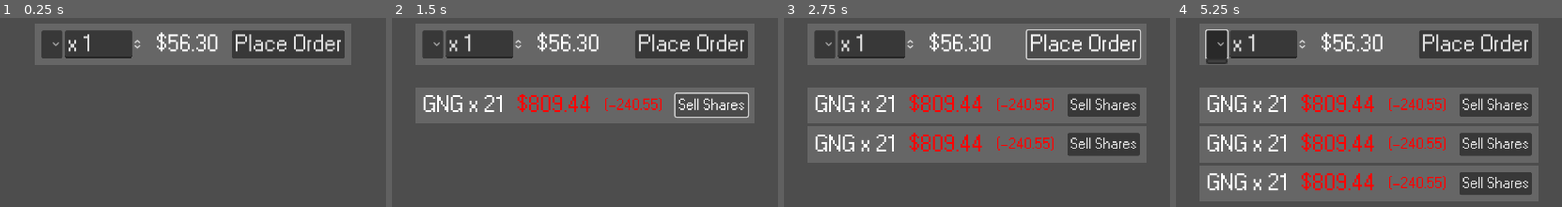
Above: before the commit, frames 1-4 (left to right).
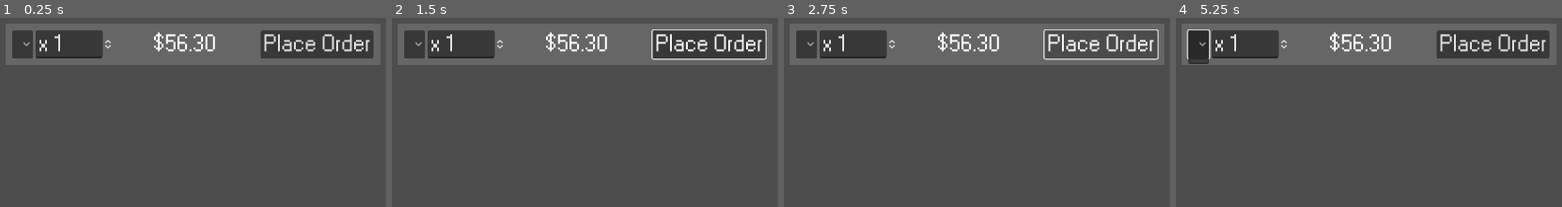
Above: after the commit, the same moments.

Repository: Shuflduf/Stock-Trading-Game
Game: Godot game, scene res://Scenes/Menus/shop.tscn
The game is run twice, just before and just after one commit, with the same random seed, the same clock (stepped at 60 frames per second) and the same inputs. This scene is started directly instead of the project's main scene.
Inputs (mouse positions are in pixels of both pictures, inside the frame that each line leads up to; where the layout moved, square brackets give the same spot in the first picture):
- Up to frame 1 (0.25 s): no input
- Up to frame 2 (1.5 s): click "Place Order" at 0.5 s; click (712, 104) at 1.25 s, where only the run before the commit has a clickable "Sell Shares"
- Up to frame 3 (2.75 s): click "Place Order" at 2 s
- Up to frame 4 (5.25 s): click (1496, 104) at 2.75 s, where only the run before the commit has a clickable "Sell Shares"; click "Place Order" at 3.5 s; click (1496, 104) at 4.25 s, where only the run before the commit has a clickable "Sell Shares"; click (1199, 44) [1218, 44] at 5 s

The runs differ from the first frame. In frame 1, 6.8% of the frame differs, in the area x 1-99%, y 2-25%; in frame 2, 21%; in frame 3, 36%; in frame 4, 51%, in the area x 1-99%, y 2-98%.
Error in both runs: Invalid access to property or key 'stocks_list' on a base object of type 'Nil'. (res://Scripts/Menus/shop.gd:6)

Commit message:
demand or something idk

Diff:
--- a/Scenes/Menus/shop.tscn
+++ b/Scenes/Menus/shop.tscn
@@ -41,6 +41,7 @@
 
 [node name="VBoxContainer" type="VBoxContainer" parent="ScrollContainer"]
 unique_name_in_owner = true
+custom_minimum_size = Vector2(554.36, 0)
 layout_mode = 2
 size_flags_horizontal = 6
 size_flags_vertical = 3
@@ -78,6 +79,7 @@
 [node name="CostLabel" type="Label" parent="ScrollContainer/VBoxContainer/BuyMenu/HBoxContainer"]
 unique_name_in_owner = true
 layout_mode = 2
+size_flags_horizontal = 6
 text = "$56.30"
 label_settings = SubResource("LabelSettings_w8fp7")
 
--- a/Scripts/Menus/shop.gd
+++ b/Scripts/Menus/shop.gd
@@ -6,24 +6,32 @@
 	for i in main_game.stocks_list.stocks:
 		%StockOptions.add_item(i.abbreviation)
 
+	for i in main_game.current_stocks:
+		create_trade_listing(i)
+
 	main_game.stocks_updated.connect(_on_tick)
 	_on_shares_amount_value_changed(0.0)
 
 
 func _on_place_order_pressed() -> void:
+	var new_trade = StockListingData.new()
+	new_trade.amount = int(%SharesAmount.value)
+	new_trade.name = %StockOptions.get_item_text(%StockOptions.get_selected_id())
+	new_trade.original_price = main_game.stocks_list.stocks.filter(func(stock): return new_trade.name == stock.abbreviation)[0].price
+	create_trade_listing(new_trade)
+	main_game.current_stocks.append(new_trade)
+
+	main_game.stocks_list.stocks.filter(func(stock): return new_trade.name == stock.abbreviation)[0].demand += (%SharesAmount.value / 50)
+
+func create_trade_listing(data: StockListingData):
 	var new_trade = trade_listing.instantiate()
 	%VBoxContainer.add_child(new_trade)
-	new_trade.stock_name = %StockOptions.get_item_text(%StockOptions.get_selected_id())
-	new_trade.shares_amount = int(%SharesAmount.value)
-	new_trade.original_price = main_game.stocks_list.stocks.filter(func(stock): return new_trade.stock_name == stock.abbreviation)[0].price
-	new_trade.current_price = new_trade.original_price
+	new_trade.stock_name = data.name
+	new_trade.shares_amount = data.amount
+	new_trade.original_price = data.original_price
+	new_trade.current_price = data.original_price
 	new_trade.call_deferred(&"_update_label")
 
-	var prev_amount = main_game.current_stocks.get(new_trade.stock_name)
-	if prev_amount == null:
-		prev_amount = 0
-	main_game.current_stocks[new_trade.stock_name] = new_trade.shares_amount + prev_amount
-	print(main_game.current_stocks)
 
 
 func _on_stock_options_item_selected(index: int) -> void:
--- a/Scripts/game.gd
+++ b/Scripts/game.gd
@@ -4,19 +4,29 @@
 
 @export var stocks_list: StocksList
 
-var current_stocks: Dictionary = {}
+var current_stocks: Array[StockListingData]
 
 # This is basically how many times 20 seconds has passed
 var current_time: int
 
+var money = 200.0
+
 func _ready() -> void:
 	for i in 50:
-		$UpdateTimer.timeout.emit()
+		_on_update_timer_timeout()
 
 func _on_update_timer_timeout() -> void:
 	current_time += 1
 	for i in stocks_list.stocks:
 		var target_price = i.initial_price * i.demand
-		var new_price = (i.history[-1] * 0.2 * randf_range(0.8, 1.2)) + (target_price)
-		i.price = new_price
+		var dir = target_price - i.price
+
+		# If the price is close to the target price, add a small random fluctuation
+		if abs(dir) < 0.01:
+			var fluctuation = randf_range(-0.1, 0.1)
+			i.price += fluctuation
+		else:
+			var adjustment = dir * randf_range(-0.3, 0.5)
+			i.price += adjustment
+
 	stocks_updated.emit()
--- a/Scripts/stock.gd
+++ b/Scripts/stock.gd
@@ -26,5 +26,5 @@
 # Used to make graphs and stuff, each element is 20s apart
 var history: Array[float] = [0.0]
 
-var demand = 1
+var demand := 1.0
 var initial_price: float
--- /dev/null
+++ b/Scripts/stock_listing_data.gd
@@ -0,0 +1,6 @@
+class_name StockListingData
+extends Resource
+
+@export var name: String
+@export var amount: int
+@export var original_price: float
--- a/Scripts/trade_listing.gd
+++ b/Scripts/trade_listing.gd
@@ -14,3 +14,5 @@
 	var bbcode_start = "[color=" + ("red" if difference < 0 else "green") + "]"
 	%SellPrice.text = bbcode_start + "$" + str(current_price * shares_amount).pad_decimals(2)
 	%Profit.text = bbcode_start + "(" + ("+" if difference > 0 else "") + str(difference * shares_amount).pad_decimals(2) + ")"
+
+	%SellPrice.tooltip_text = "Original: " + str(original_price).pad_decimals(2)
